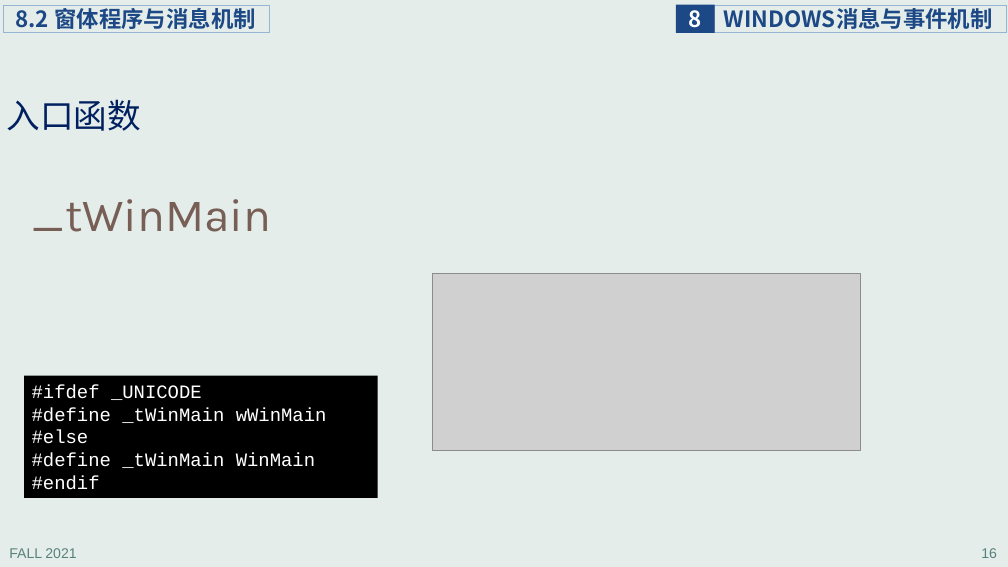
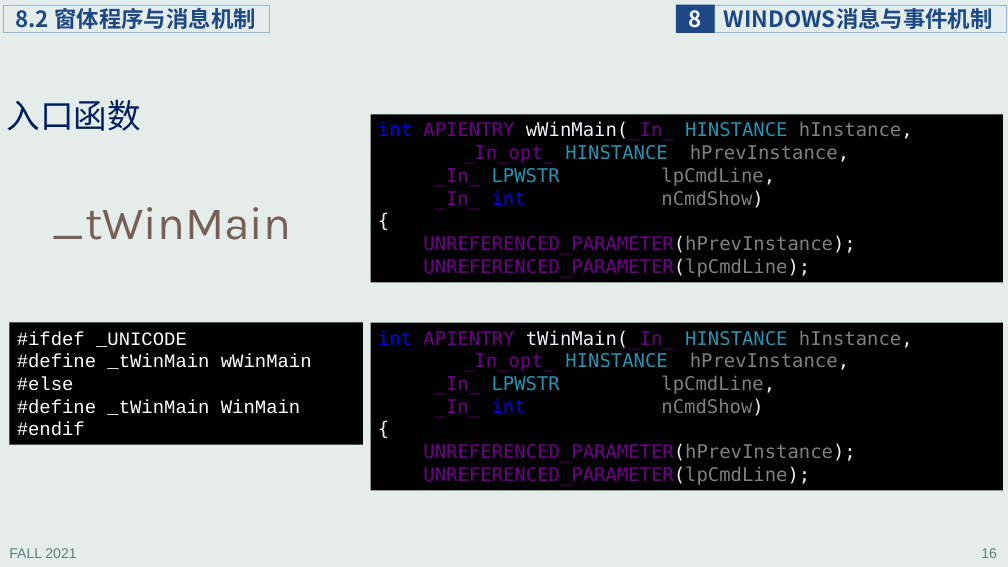
Before and after one commit to principleWindows/win-principle-2021, a slide deck: slide 16 of slides/instruction/principleWindows_8.pptx. Drawn at 1008x567 pixels with LibreOffice and Linux fonts; fonts in the diff are those of the drawing; grey boxes stand for pictures. Boxes give left, top, right and bottom in pixels: in the first picture for what was removed or moved away, otherwise in the second. Text is boxed around its words. In the diff, an @@ line names an element or a change of style, - is before the commit and + after.

```diff
--- a/slides/instruction/principleWindows_8.pptx
+++ b/slides/instruction/principleWindows_8.pptx
@@ rectangle added at <box>371,114,1003,282</box>, fill #000000, 18 pt, text #6F008A @@
+int APIENTRY wWinMain(_In_ HINSTANCE hInstance,
+  _In_opt_ HINSTANCE hPrevInstance,
+_In_ LPWSTR lpCmdLine,
+_In_ int nCmdShow)
+{
+UNREFERENCED_PARAMETER(hPrevInstance);
+UNREFERENCED_PARAMETER(lpCmdLine);
@@ text "_tWinMain": place and size @@
-text "_tWinMain" at <box>32,199,272,232</box>
+text "_tWinMain" at <box>52,207,292,240</box>
@@ picture removed at <box>433,274,861,451</box> @@
@@ rectangle "#ifdef _UNICODE": place and size @@
-rectangle "#ifdef _UNICODE" at <box>24,376,378,498</box>
+rectangle "#ifdef _UNICODE" at <box>9,323,363,445</box>
@@ rectangle added at <box>371,323,1003,491</box>, fill #000000, 18 pt, text #6F008A @@
+int APIENTRY tWinMain(_In_ HINSTANCE hInstance,
+  _In_opt_ HINSTANCE hPrevInstance,
+_In_ LPWSTR lpCmdLine,
+_In_ int nCmdShow)
+{
+UNREFERENCED_PARAMETER(hPrevInstance);
+UNREFERENCED_PARAMETER(lpCmdLine);
```
Also in this commit, not shown: 12 other slides changed, 1 slide added, 1 slide removed, 9 other files.
